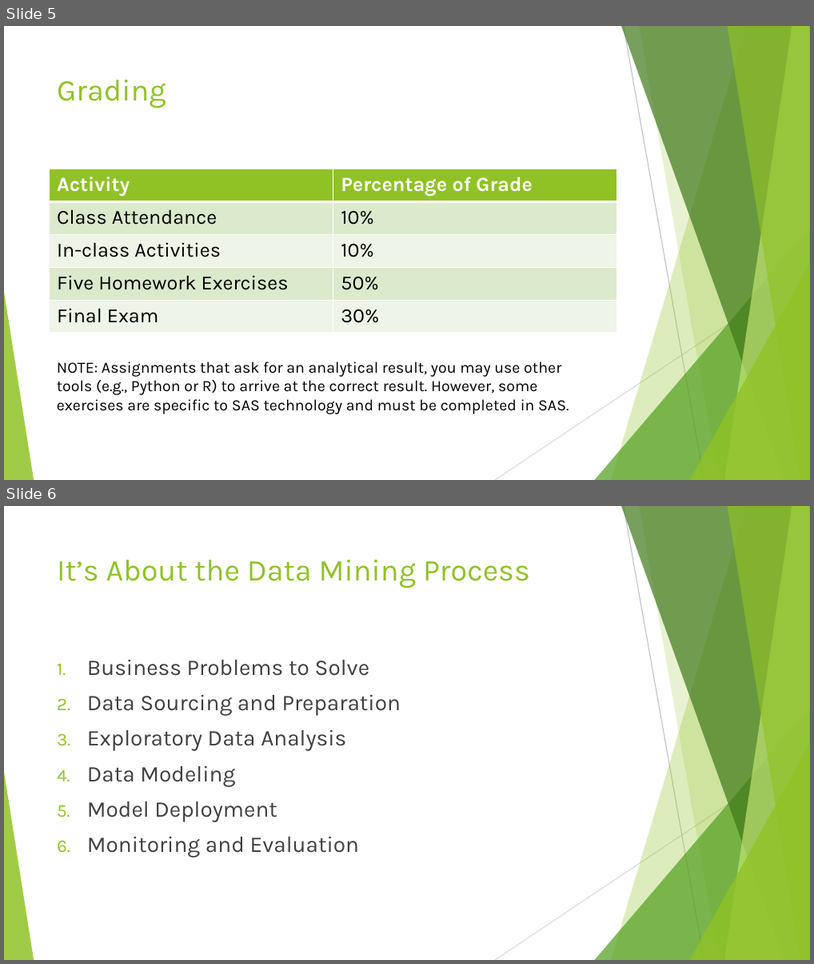
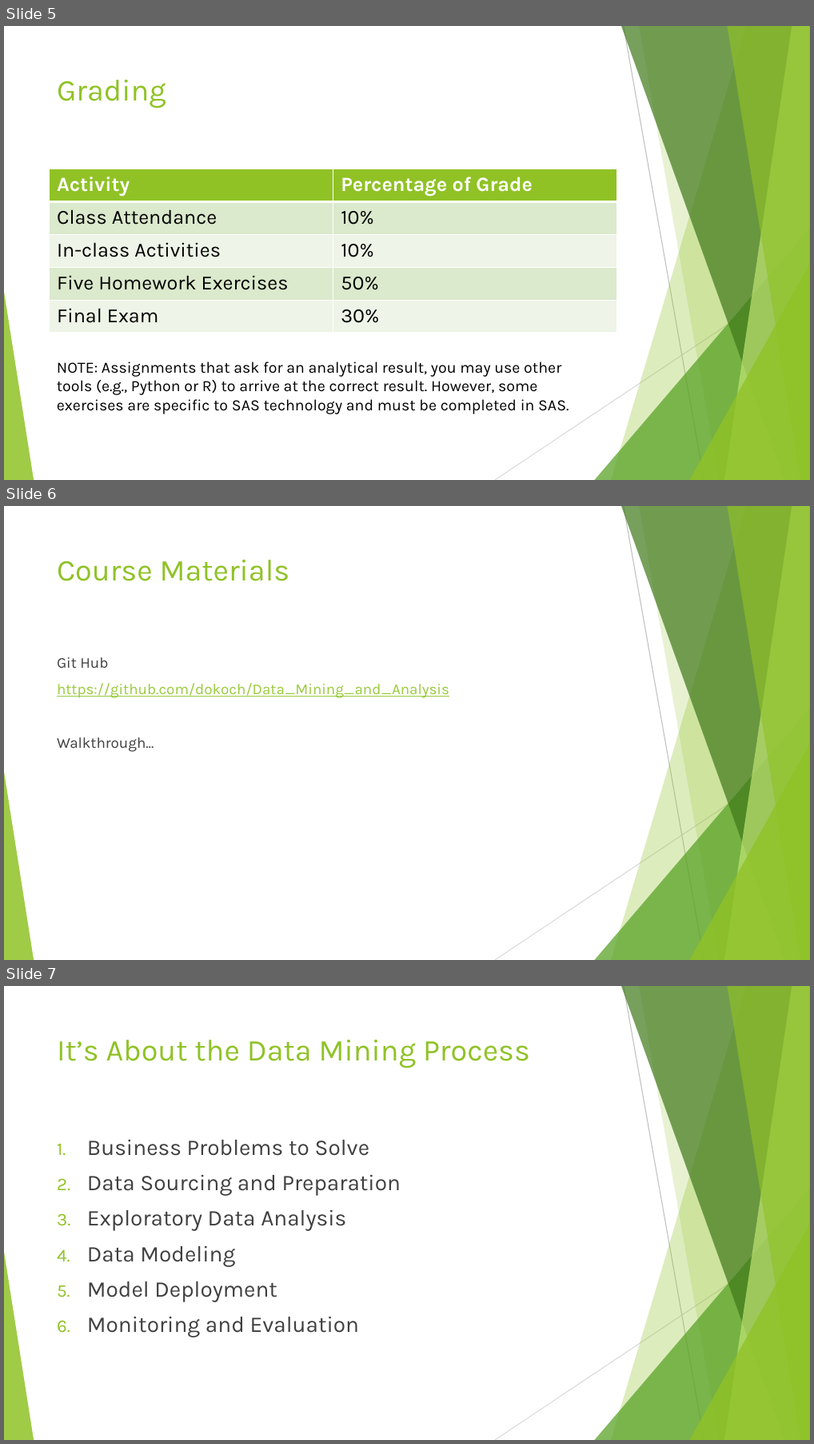
Before and after one commit to dokoch/Data_Mining_and_Analysis, a slide deck: 00_Classes/03_22_Monday/00_Introduction.pptx. Shown one above the other, each under a label of ours: slides 5 and 6 before the commit, slides 5, 6 and 7 after it. The pictures are 814x964 and 814x1444 pixels, drawn with LibreOffice and Linux fonts; fonts in the diff are those of the drawing. Boxes give left, top, right and bottom in pixels: in the first picture for what was removed or moved away, otherwise in the second. Text is boxed around its words. In the diff, an @@ line names an element or a change of style, - is before the commit and + after.

```diff
--- a/00_Classes/03_22_Monday/00_Introduction.pptx
+++ b/00_Classes/03_22_Monday/00_Introduction.pptx
@@ slide 6 added at bbox=[4, 506, 810, 960], background #FFFFFF; not listed: 10 template elements that a slide beside it also shows @@
@@ title added at bbox=[57, 560, 290, 581], 27 pt, text #90C226 @@
+Course Materials
@@ text added at bbox=[57, 657, 450, 752], 13.5 pt, text #99CA3C, underline @@
+Git Hub
+https://github.com/dokoch/Data_Mining_and_Analysis
+Walkthrough...
@@ what was slide 6 is now slide 7 @@
```
Also in this commit, not shown: 6 other files.
